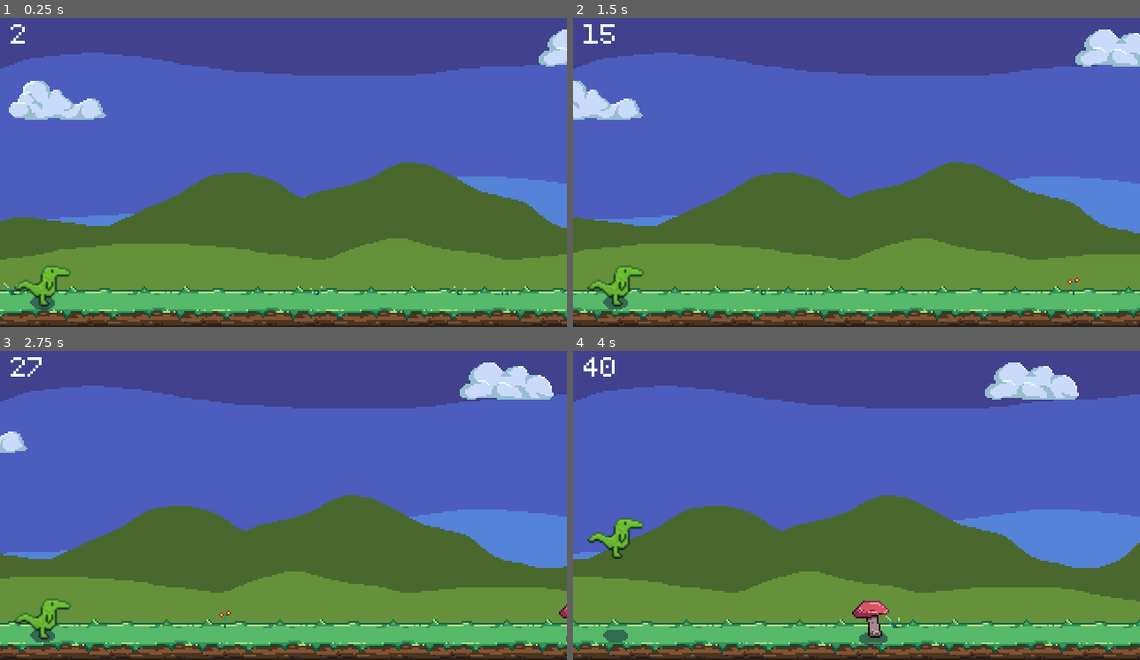
Above: before the commit, frames 1-4 (two rows, left to right).
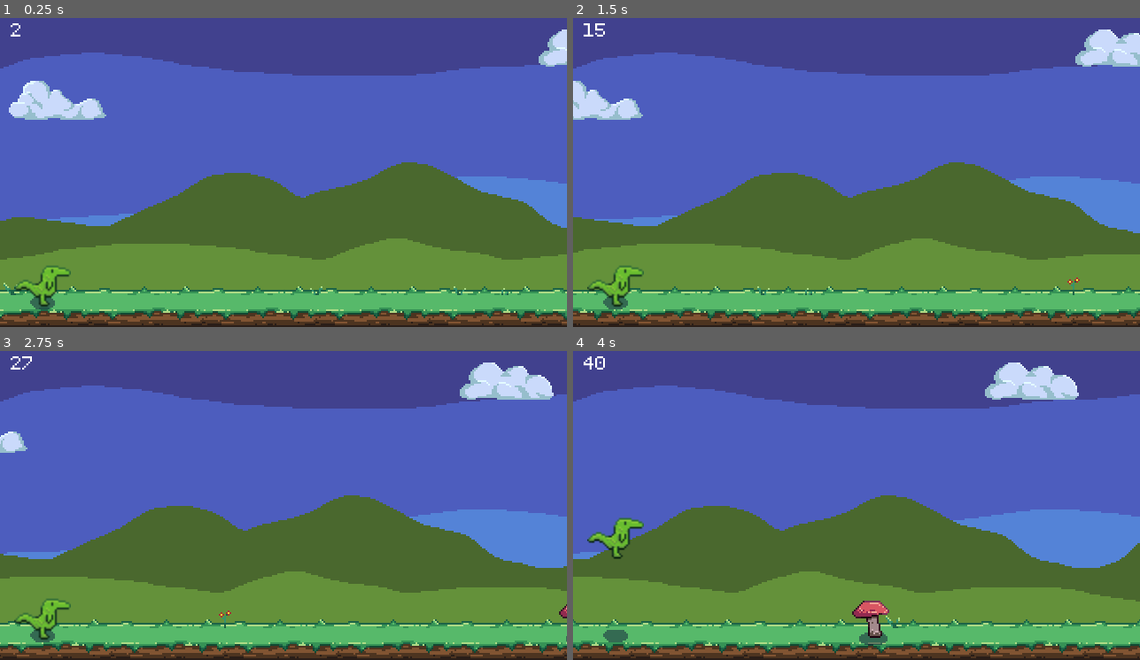
Above: after the commit, the same moments.

Repository: zMenta/DinosaurRun
Game: Godot game, scene res://main/Main.tscn
Two runs of this game, one before a commit and one after it. Both use one fixed random seed, a clock stepped at 60 frames per second and the inputs below.
Inputs:
- Up to frame 1 (0.25 s): no input
- Up to frame 2 (1.5 s): tap Space (jump) at 0.77 s
- Up to frame 3 (2.75 s): tap Space (jump) at 1.52 s
- Up to frame 4 (4 s): tap Space (jump) at 3.02, 3.77 s

The runs differ from the first frame. In frame 1, less than 0.1% of the frame differs, in the area x 1-5%, y 1-9%; in frame 2, 0.2%; in frame 3, 0.2%; in frame 4, 0.2%, in the area x 1-8%, y 1-9%.

Commit message:
point label font size tweak

Diff:
--- a/DinosaurRun/fonts/PixelFont.tres
+++ b/DinosaurRun/fonts/PixelFont.tres
@@ -4,5 +4,5 @@
 font_path = "res://fonts/PixeloidMono-1G8ae.ttf"
 
 [resource]
-size = 14
+size = 10
 font_data = SubResource( 1 )
